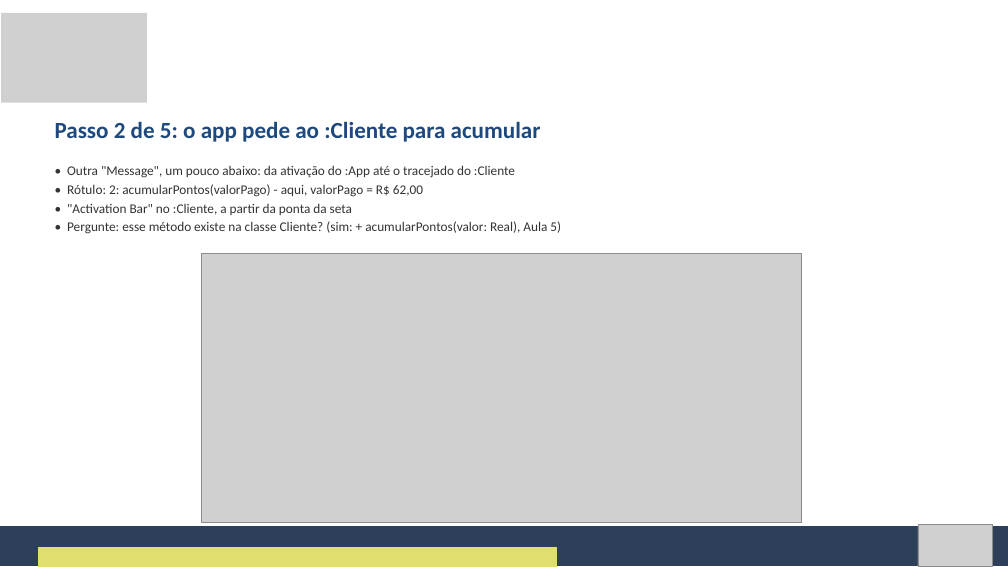
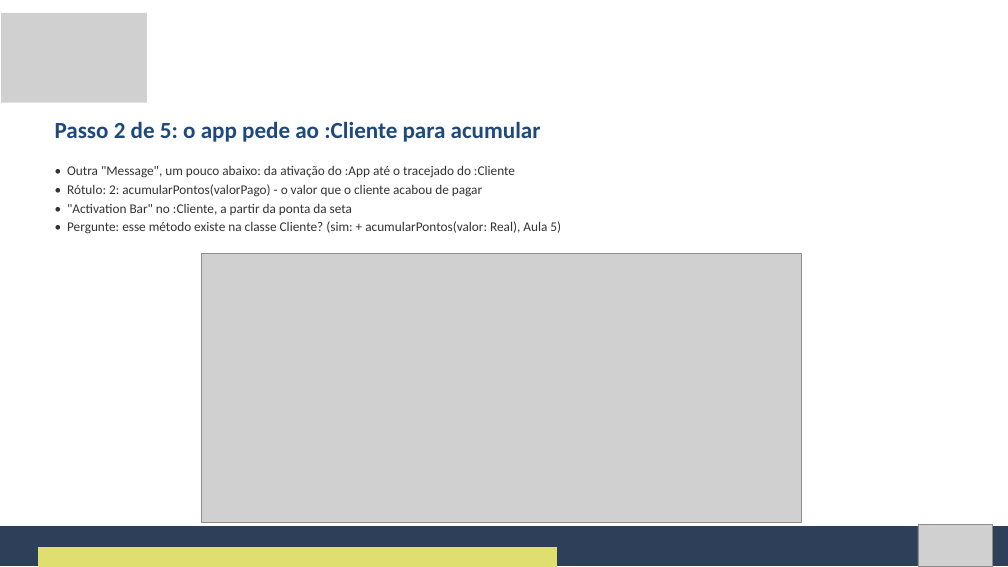
Before and after one commit to Natan20/Curso-Modelagem-De-Sistemas-Material, a slide deck: slide 67 of Aula 08 - 09-10-2026/Aula 8 - Slides.pptx (slide 71 before the commit). Drawn at 1008x567 pixels with LibreOffice and Linux fonts; fonts in the diff are those of the drawing; grey boxes stand for pictures. Boxes give left, top, right and bottom in pixels: in the first picture for what was removed or moved away, otherwise in the second. Text is boxed around its words. In the diff, an @@ line names an element or a change of style, - is before the commit and + after.

Commit message:
Aula 8: atividade guiada direto nos passos, sem slides de história
Remove os slides da história, 'quem é quem', 'primeiro no quadro',
'lendo o mapa da tela' e 'conferindo com dois clientes' (122 -> 117 slides);
troca 'Maria' por 'o cliente'. Apostila (docx/pdf) acompanha.

```diff
--- a/Aula 08 - 09-10-2026/Aula 8 - Slides.pptx
+++ b/Aula 08 - 09-10-2026/Aula 8 - Slides.pptx
@@ text at <box>67,184,482,197</box>: text changed @@
-• Rótulo: 2: acumularPontos(valorPago) - aqui, valorPago = R$ 62,00
+• Rótulo: 2: acumularPontos(valorPago) - o valor que o cliente acabou de pagar
```
Also in this commit, not shown: 6 other slides changed, 5 slides removed, 2 other files.
